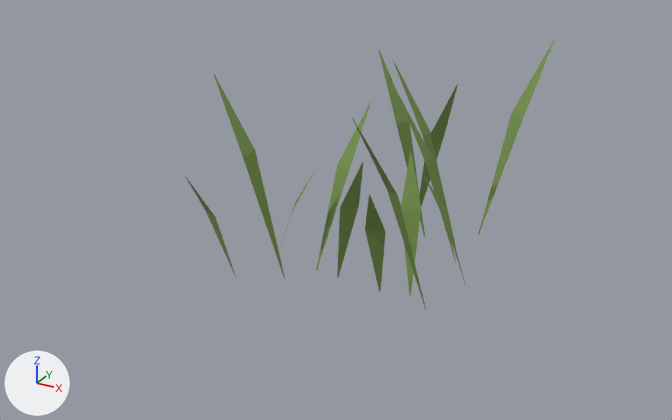
An edit to the glTF model environment/forest/assets/short_grass_lod1.glb, drawn before and after from the same camera.
Rendered twice from a 50 mm camera at (0.488, -0.995, 0.557) aimed at (-0.049, -0.018, 0.069). The lights are fixed; the arrows at lower left show +X, +Y and +Z. The first picture is the older version. Vertices at exactly the same position are counted once.

Names of what the first picture shows: 'Leaves'.
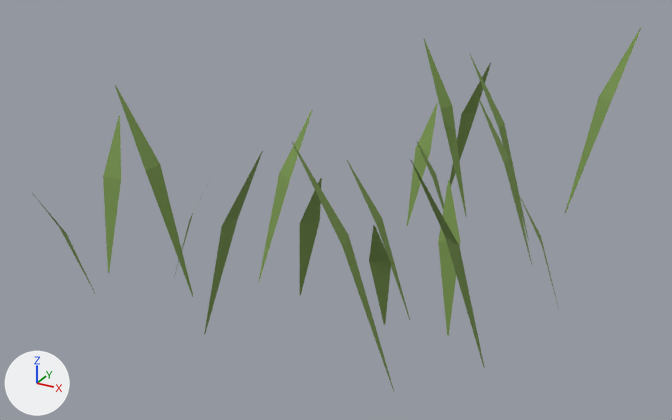
Boxes (x1, y1, x2, y2) around the edits, measured in the pictures (672 x 420 px; the box of a moved part takes in the faces that stretch with it):
'Leaves', reshaped (65% wider, 34% taller)
    before: (185, 40, 554, 310)
    after: (33, 28, 641, 391)
part 1 of me_leaves_025, moved or reshaped
    before: (423, 174, 466, 286)
    after: (519, 195, 559, 308)
part 2 of me_leaves_025, moved or reshaped
    before: (316, 103, 371, 271)
    after: (258, 110, 312, 282)
part 3 of me_leaves_025, moved or reshaped
    before: (398, 94, 456, 262)
    after: (477, 95, 532, 264)
part 4 of me_leaves_025, moved or reshaped
    before: (419, 85, 458, 207)
    after: (450, 63, 491, 185)
part 5 of me_leaves_025, moved or reshaped
    before: (379, 50, 425, 237)
    after: (424, 39, 467, 217)
part 6 of me_leaves_025, moved or reshaped
    before: (392, 59, 456, 248)
    after: (470, 54, 529, 241)
part 7 of me_leaves_025, moved or reshaped
    before: (185, 176, 236, 277)
    after: (33, 194, 95, 293)
part 8 of me_leaves_025, moved or reshaped
    before: (352, 118, 426, 310)
    after: (410, 159, 485, 368)
part 9 of me_leaves_025, moved or reshaped
    before: (365, 195, 386, 291)
    after: (369, 225, 391, 325)
part 10 of me_leaves_025, moved or reshaped
    before: (337, 163, 363, 278)
    after: (300, 178, 322, 295)
part 11 of me_leaves_025, moved or reshaped
    before: (275, 170, 315, 263)
    after: (174, 194, 203, 277)
part 12 of me_leaves_025, moved or reshaped
    before: (401, 152, 421, 296)
    after: (438, 180, 460, 336)
part 13 of me_leaves_025, moved or reshaped
    before: (214, 74, 285, 278)
    after: (115, 85, 193, 297)
part 14 of me_leaves_025, moved or reshaped
    before: (478, 40, 554, 235)
    after: (565, 28, 641, 214)
part 15 of me_leaves_025, added
    after: (416, 140, 444, 209)
part 16 of me_leaves_025, added
    after: (292, 142, 394, 391)
part 17 of me_leaves_025, added (green)
    after: (103, 116, 121, 273)
part 18 of me_leaves_025, added
    after: (204, 151, 263, 335)
part 19 of me_leaves_025, added
    after: (347, 160, 410, 320)
part 20 of me_leaves_025, added (green)
    after: (407, 103, 438, 226)

The change, as a list of edits to the scene's bpy script:
```text
Change me_leaves_025:
    remove me_leaves_025.from_pydata(...)  # 84 vertices, 56 faces; spans x -0.178..0.149, y -0.186..0.23, z 0.0..0.264
    add me_leaves_025.from_pydata(...)  # 120 vertices, 80 faces; spans x -0.306..0.255, y -0.307..0.36, z 0.0..0.264
    me_leaves_025 part 1: the loose piece of 6 vertices spanning x 0.075..0.132, y -0.032..-0.009, z 0.0..0.149 is moved by (0.123, -0.01, 0.0)
    me_leaves_025 part 2: the loose piece of 6 vertices spanning x -0.053..-0.015, y -0.066..0.011, z 0.0..0.211 is moved by (-0.049, -0.061, 0.0)
    me_leaves_025 part 3: the loose piece of 6 vertices spanning x 0.009..0.097, y 0.028..0.053, z 0.0..0.221 is moved by (0.09, 0.041, 0.0)
    me_leaves_025 part 4: the loose piece of 6 vertices spanning x -0.001..0.073, y 0.075..0.131, z 0.0..0.23 is moved by (-0.001, 0.122, 0.0)
    me_leaves_025 part 5: the loose piece of 6 vertices spanning x -0.065..0.029, y 0.096..0.131, z 0.0..0.246 is moved by (0.026, 0.091, 0.0)
    me_leaves_025 part 6: the loose piece of 6 vertices spanning x -0.018..0.082, y 0.066..0.091, z 0.0..0.252 is moved by (0.077, 0.075, 0.0)
    me_leaves_025 part 7: the loose piece of 6 vertices spanning x -0.161..-0.134, y -0.186..-0.129, z 0.0..0.153 is moved by (-0.126, -0.121, 0.0)
    me_leaves_025 part 8: the loose piece of 6 vertices spanning x 0.056..0.113, y -0.177..-0.09, z 0.0..0.256 is moved by (0.105, -0.084, 0.0)
    me_leaves_025 part 9: the loose piece of 6 vertices spanning x 0.039..0.063, y -0.135..-0.075, z 0.0..0.154 is moved by (0.041, -0.07, 0.0)
    me_leaves_025 part 10: the loose piece of 6 vertices spanning x -0.02..0.038, y -0.114..-0.067, z 0.0..0.182 is moved by (-0.018, -0.063, 0.0)
    me_leaves_025 part 11: the loose piece of 6 vertices spanning x -0.104..-0.052, y -0.09..-0.064, z 0.0..0.143 is moved by (-0.097, -0.083, 0.0)
    me_leaves_025 part 12: the loose piece of 6 vertices spanning x 0.05..0.083, y -0.069..-0.01, z 0.0..0.164 is moved by (0.076, -0.064, 0.0)
    me_leaves_025 part 13: the loose piece of 6 vertices spanning x -0.178..-0.078, y -0.11..-0.085, z 0.0..0.251 is moved by (-0.073, -0.095, 0.0)
    me_leaves_025 part 14: the loose piece of 6 vertices spanning x 0.091..0.149, y 0.139..0.23, z 0.0..0.264 is moved by (0.086, 0.13, 0.0)
    me_leaves_025 part 15: the loose piece of 6 vertices spanning x 0.075..0.132, y -0.032..-0.009, z 0.0..0.149 is copied, and the copy is turned -4.3 degrees about the z axis through its middle and scaled by 0.929, then moved by (-0.069, 0.129, -0.005); it spans x 0.008..0.062, y 0.097..0.121, z 0.0..0.138
    me_leaves_025 part 16: the loose piece of 6 vertices spanning x 0.056..0.113, y -0.177..-0.09, z 0.0..0.256 is copied, and the copy is turned -43.3 degrees about the z axis through its middle and scaled by 1.03, then moved by (0.017, -0.141, 0.003); it spans x 0.05..0.153, y -0.287..-0.261, z 0.0..0.263
    me_leaves_025 part 17: the loose piece of 6 vertices spanning x -0.02..0.038, y -0.114..-0.067, z 0.0..0.182 is copied, and the copy is turned 145.3 degrees about the z axis through its middle and scaled by 1.03, then moved by (-0.303, -0.073, 0.003); it spans x -0.306..-0.282, y -0.2..-0.128, z 0.0..0.188
    me_leaves_025 part 18: the loose piece of 6 vertices spanning x 0.056..0.113, y -0.177..-0.09, z 0.0..0.256 is copied, and the copy is turned 115 degrees about the z axis through its middle and scaled by 0.951, then moved by (-0.122, -0.136, -0.006); it spans x -0.086..0.011, y -0.282..-0.257, z 0.0..0.244
    me_leaves_025 part 19: the loose piece of 6 vertices spanning x -0.02..0.038, y -0.114..-0.067, z 0.0..0.182 is copied, and the copy is turned -127.4 degrees about the z axis through its middle and scaled by 1.06, then moved by (0.059, -0.039, 0.005); it spans x 0.031..0.106, y -0.142..-0.117, z 0.0..0.192
    me_leaves_025 part 20: 6 vertices added at x -0.015..0.009, y 0.118..0.184, z 0.0..0.167
```
